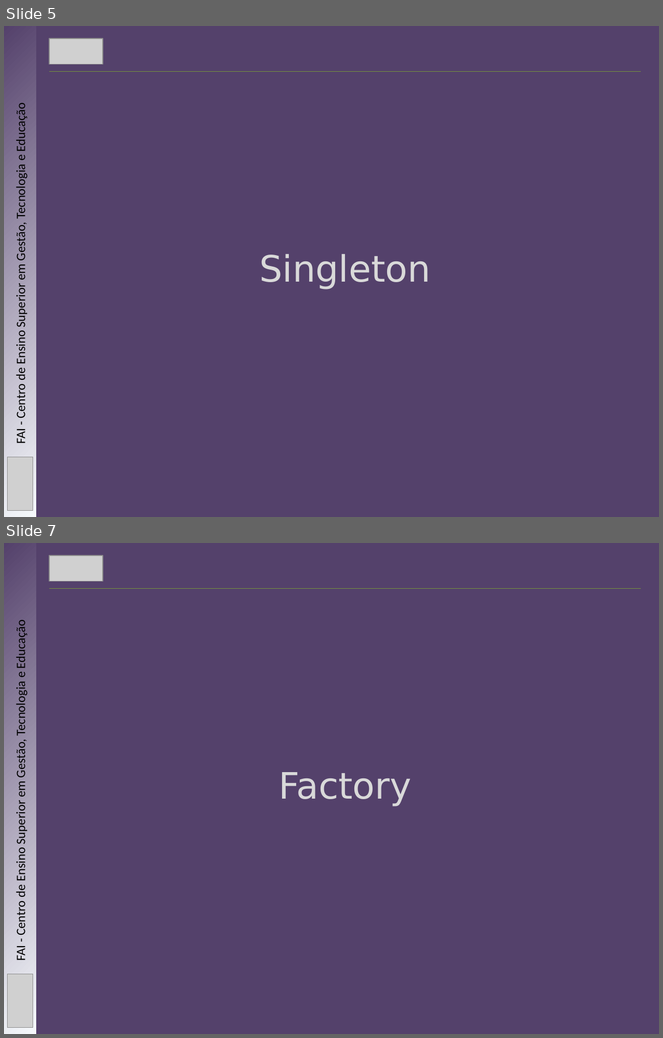
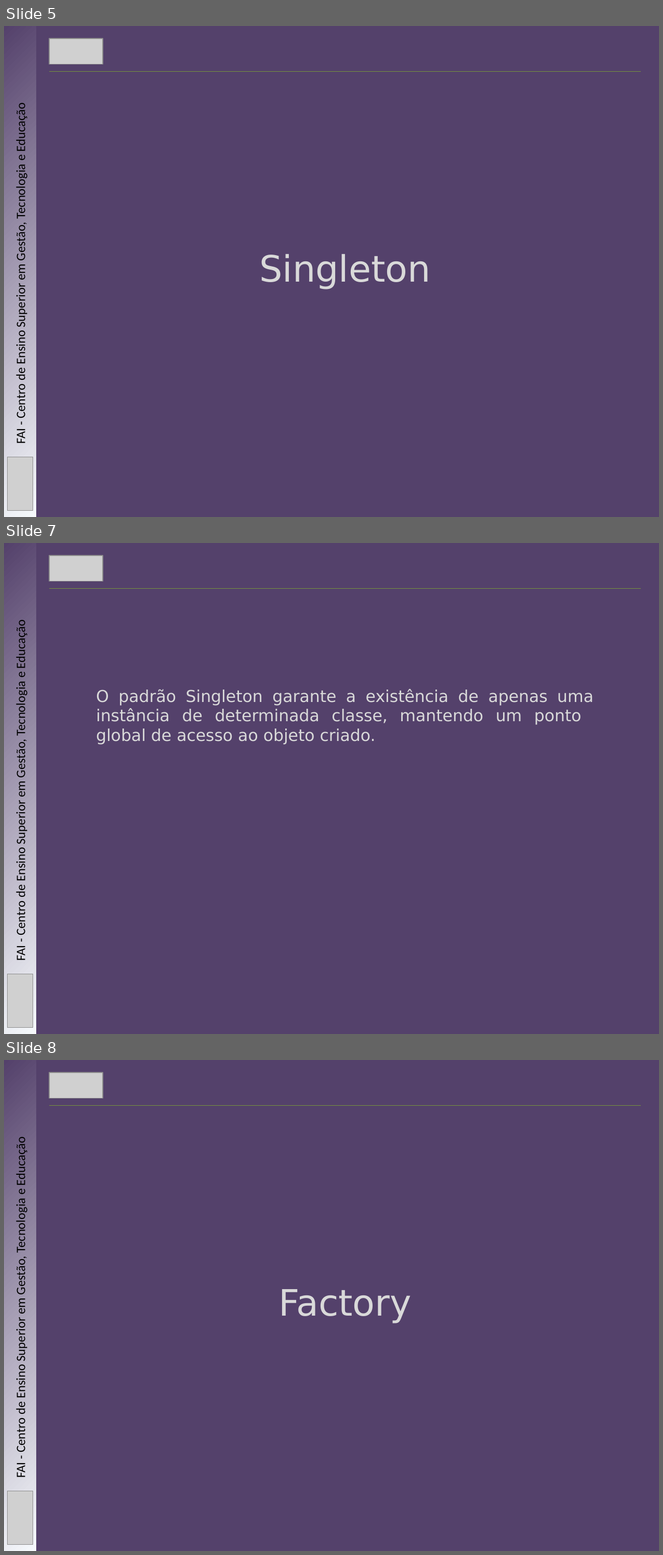
Before and after one commit to mbernardesp/lab-dev-software-sgh, a slide deck: slides/design-patterns.pptx. Shown one above the other, each under a label of ours: slides 5 and 7 before the commit, slides 5, 7 and 8 after it; the slides between them are not shown. The pictures are 663x1038 and 663x1555 pixels, drawn with LibreOffice and Linux fonts; fonts in the diff are those of the drawing; grey boxes stand for pictures. Boxes give left, top, right and bottom in pixels: in the first picture for what was removed or moved away, otherwise in the second. Text is boxed around its words. In the diff, an @@ line names an element or a change of style, - is before the commit and + after.

```diff
--- a/slides/design-patterns.pptx
+++ b/slides/design-patterns.pptx
@@ slide 7 added at (4, 543, 659, 1034), background #54416B @@
@@ rectangle added at (4, 543, 36, 1034), fill gradient #F6F9FC to #54416B @@
@@ picture added at (49, 555, 103, 581) @@
@@ line added from (49, 588) to (641, 588), #4F6228 0.75 pt @@
@@ text added at (13, 625, 28, 961), 14 pt, text #000000 @@
+FAI - Centro de Ensino Superior em Gestão, Tecnologia e Educação
@@ text added at (96, 689, 594, 745), 18 pt, text #D9D9D9 @@
+O padrão Singleton garante a existência de apenas uma instância de determinada classe, mantendo um ponto global de acesso ao objeto criado.
@@ picture added at (8, 975, 33, 1028) @@
@@ what was slide 7 is now slide 8 @@
```
Also in this commit, not shown: 4 slides changed, 1 other slide added.
